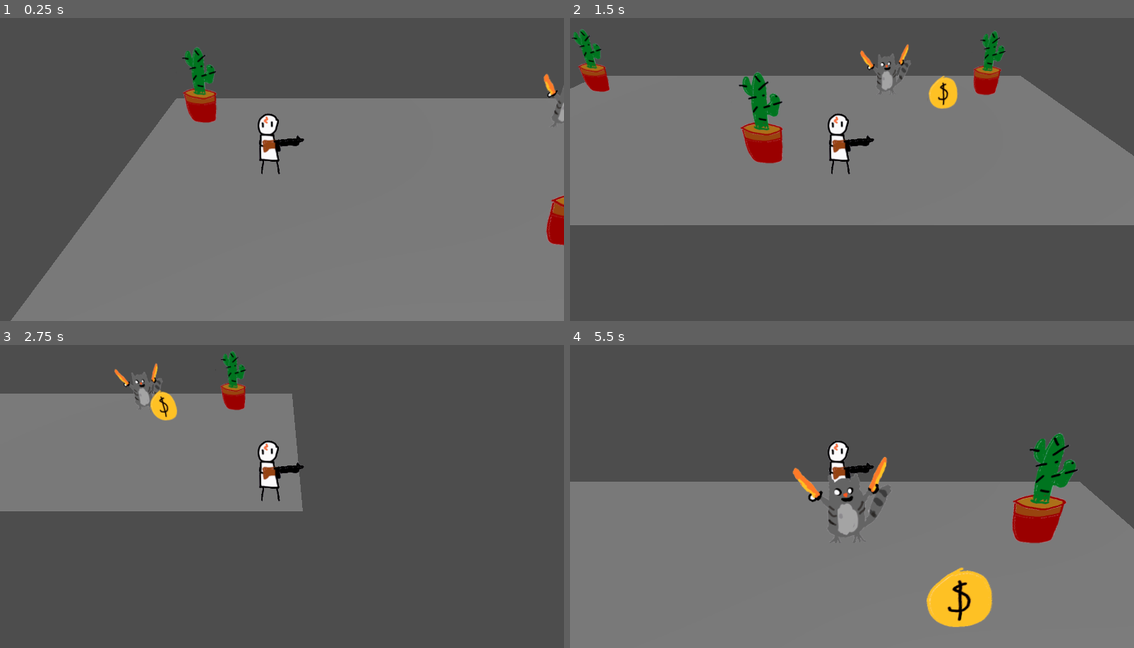
Above: before the commit, frames 1-4 (two rows, left to right).
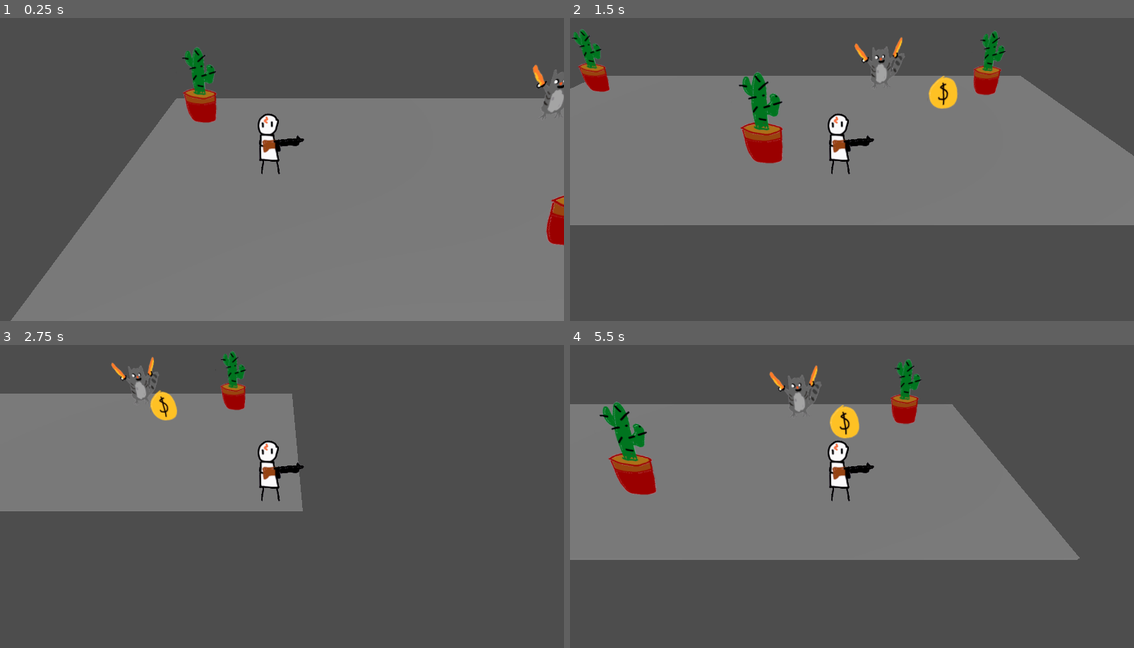
Above: after the commit, the same moments.

Repository: gmuGADIG/DEADSHOT
Game: Godot game, scene res://test_scenes/example_scene.tscn
Same seed, same stepped clock (60 frames per second), same inputs: the game is played once before the commit and once after it.
Inputs:
- Up to frame 1 (0.25 s): no input
- Up to frame 2 (1.5 s): tap Enter at 0.5 s; hold D (move_right) 0.53-1.28 s; tap Space (roll) at 0.6, 1.35 s; hold S (move_down) from 1.28 s (still down)
- Up to frame 3 (2.75 s): tap Space (roll) at 2, 2.1 s; release S (move_down) at 2.03 s; hold D (move_right) from 2.03 s (still down)
- Up to frame 4 (5.5 s): release D (move_right) at 2.78 s; hold W (move_up) 2.78-3.53 s; tap Space (roll) every 0.75 s from 2.85 to 5.1 s; hold A (move_left) 3.53-5.03 s; hold S (move_down) from 5.03 s (still down)

The runs differ from the first frame. In frame 1, 0.4% of the frame differs, in the area x 94-100%, y 15-35%; in frame 2, 0.5%; in frame 3, 0.4%; in frame 4, 54%, in the area x 0-100%, y 4-100%.

Commit message:
Player Health, Damage, & Invulnerability
Created Player Health, hurt(int) function, and the invulnerable state

Diff:
--- a/test_scenes/example_scene.tscn
+++ b/test_scenes/example_scene.tscn
@@ -37,12 +37,11 @@
 transform = Transform3D(1, 0, 0, 0, 0.866025, 0.5, 0, -0.5, 0.866025, 11.5831, 1.00557, 0.341141)
 texture = ExtResource("3_p5u37")
 
-[node name="EnemyTest" parent="." instance=ExtResource("4_wceyb")]
-transform = Transform3D(1, 0, 0, 0, 1, 0, 0, 0, 1, 9.249423, 4.7683716e-07, -2.0285115)
-script = null
-
 [node name="Player" parent="." instance=ExtResource("5_plfsl")]
 transform = Transform3D(1, 0, 0, 0, 1, 0, 0, 0, 1, -2.53553, 4.7683716e-07, 0.9444761)
 
 [node name="DirectionalLight3D" type="DirectionalLight3D" parent="."]
 transform = Transform3D(0.92473876, -0.25272667, 0.28458285, 0, 0.74771696, 0.66401756, -0.3806024, -0.61404276, 0.69144285, 0, 0, 0)
+
+[node name="EnemyTest" parent="." instance=ExtResource("4_wceyb")]
+transform = Transform3D(1, 0, 0, 0, 1, 0, 0, 0, 1, 8.967405, 0.21243383, -2.4229155)
--- /dev/null
+++ b/world/enemy/test/enemy_test.gd
@@ -0,0 +1,6 @@
+extends CharacterBody3D
+
+func _on_damage_area_body_entered(body: Node3D) -> void:
+	if body is Player:
+		body.hurt(1)
+	print("GET REKT")
--- a/world/enemy/test/enemy_test.tscn
+++ b/world/enemy/test/enemy_test.tscn
@@ -1,9 +1,22 @@
-[gd_scene load_steps=3 format=3 uid="uid://dxdkwdigtcn43"]
+[gd_scene load_steps=5 format=3 uid="uid://dxdkwdigtcn43"]
 
 [ext_resource type="PackedScene" uid="uid://dx3l0wduat3tp" path="res://world/enemy/base/enemy_base.tscn" id="1_gbmv4"]
+[ext_resource type="Script" uid="uid://b8r0revy8713y" path="res://world/enemy/test/enemy_test.gd" id="2_xuwp2"]
 [ext_resource type="Texture2D" uid="uid://ccalgafhbfwhn" path="res://temp_art/gartic/raccoon_with_gun.png" id="2_yh6x6"]
 
+[sub_resource type="CylinderShape3D" id="CylinderShape3D_yh6x6"]
+radius = 1.241
+
 [node name="EnemyTest" instance=ExtResource("1_gbmv4")]
+script = ExtResource("2_xuwp2")
 
-[node name="Sprite3D" parent="." index="1"]
+[node name="DamageArea" type="Area3D" parent="." index="0"]
+
+[node name="CollisionShape3D" type="CollisionShape3D" parent="DamageArea" index="0"]
+transform = Transform3D(1, 0, 0, 0, 1, 0, 0, 0, 1, 0, 0.8768897, 0)
+shape = SubResource("CylinderShape3D_yh6x6")
+
+[node name="Sprite3D" parent="." index="2"]
 texture = ExtResource("2_yh6x6")
+
+[connection signal="body_entered" from="DamageArea" to="." method="_on_damage_area_body_entered"]
--- a/world/player/player.gd
+++ b/world/player/player.gd
@@ -1,4 +1,4 @@
-extends CharacterBody3D
+class_name Player extends CharacterBody3D
 
 ## EXPORT VARIABLES
 @export var walk_speed: float = 8.0
@@ -7,11 +7,16 @@
 @export var roll_duration: float = 0.4
 @export var roll_influence: float = 8 ## Controls how much player input affects steering when mid-roll.
 
+@export var player_health: int = 10
+
 ## These are the states that the player can be in. States control what the player can do.
 enum PlayerState {
 	WALKING,
 	ROLLING
 }
+
+var invulnerable: bool = false
+var hurt_invuln_time: float = 1
 
 var current_state: PlayerState = PlayerState.WALKING
 
@@ -19,6 +24,8 @@
 func walking_dir() -> Vector3:
 	var input := Input.get_vector("move_left", "move_right", "move_up", "move_down")
 	return Vector3(input.x, 0, input.y)
+
+
 
 func _physics_process(_delta: float) -> void:
 	if Input.is_action_just_pressed("roll"):
@@ -44,3 +51,17 @@
 	%RollDurationTimer.start()
 	await %RollDurationTimer.timeout
 	current_state = PlayerState.WALKING
+
+func hurt(damage: int) -> void:
+	if invulnerable:
+		print("Damage Nullified")
+		return
+
+	print("HIT! " + str(player_health) + " HP left")
+	player_health -= damage
+
+	invulnerable = true
+	$Sprite3D.modulate = Color(1,0,0,1)
+	await get_tree().create_timer(hurt_invuln_time).timeout
+	$Sprite3D.modulate = Color(1,1,1,1)
+	invulnerable = false
Not shown: 1 places in test_scenes/example_scene.tscn that only renumber resources
Not shown, added: world/enemy/test/enemy_test.gd.uid
Not shown: 1 places in world/player/player.tscn that only renumber resources
